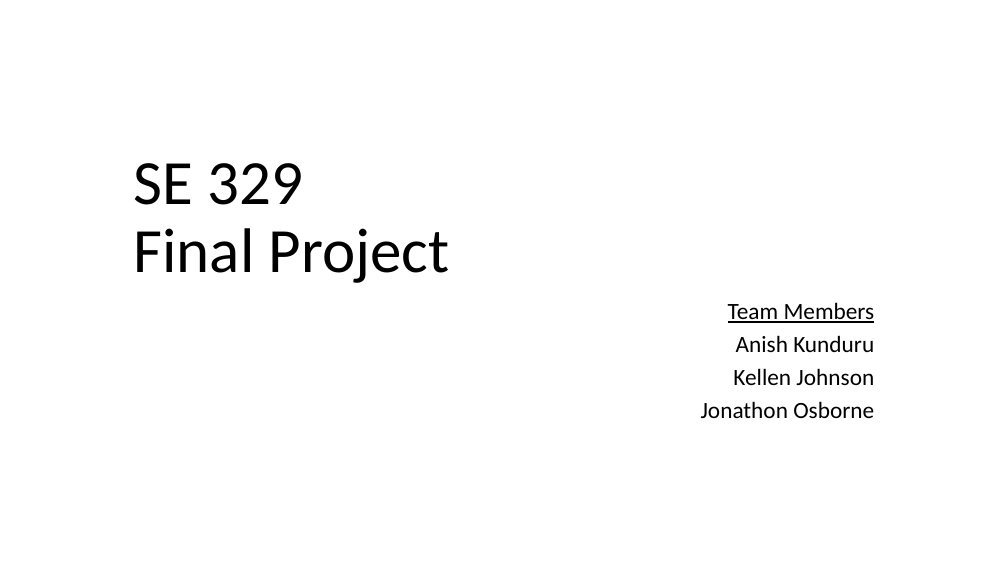
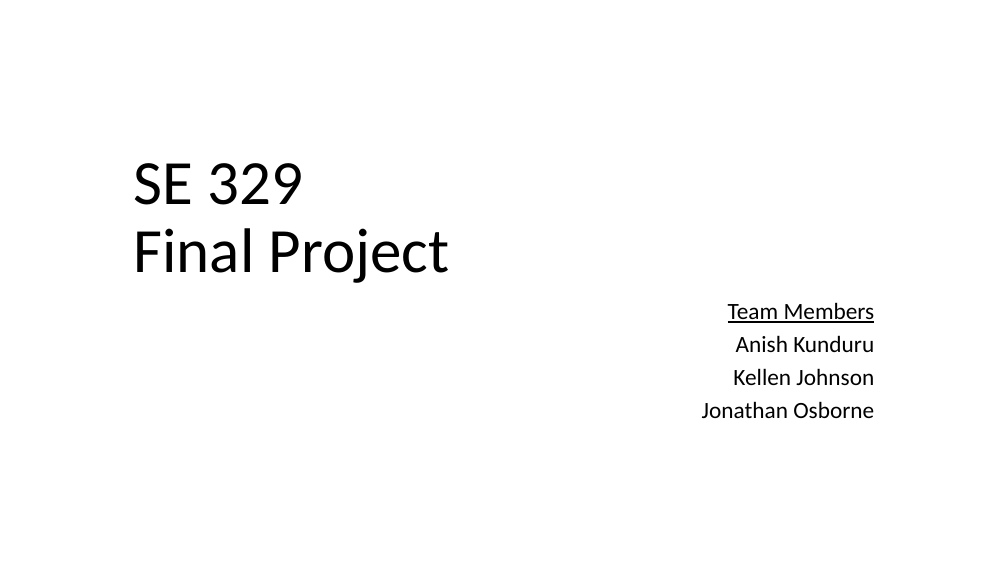
Before and after one commit to SE329F15/Booking, a slide deck: slide 1 of Project/FinalPresentation.pptx. Drawn at 1008x567 pixels with LibreOffice and Linux fonts; fonts in the diff are those of the drawing. Boxes give left, top, right and bottom in pixels: in the first picture for what was removed or moved away, otherwise in the second. Text is boxed around its words. In the diff, an @@ line names an element or a change of style, - is before the commit and + after.

```diff
--- a/Project/FinalPresentation.pptx
+++ b/Project/FinalPresentation.pptx
@@ subtitle at [702,401,874,418]: text changed @@
-Jonathon Osborne
+Jonathan Osborne
```
Also in this commit, not shown: 7 other files.
